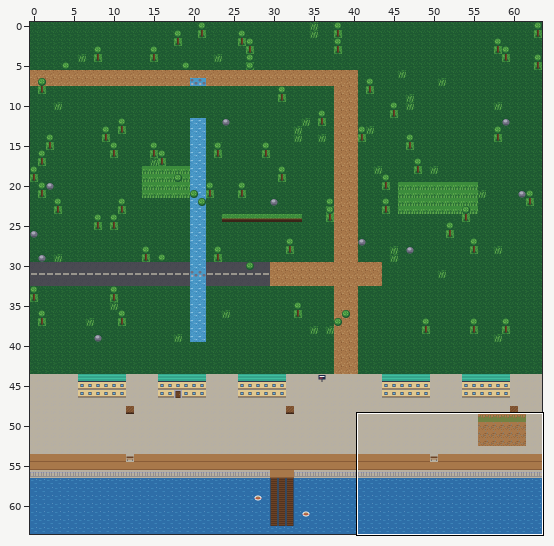
Level history. Tiled map (JSON): content/world/clear_water_bay.tmj. The picture above shows the old version from afar; the outline marks the close-up.
Close-up. As it was:
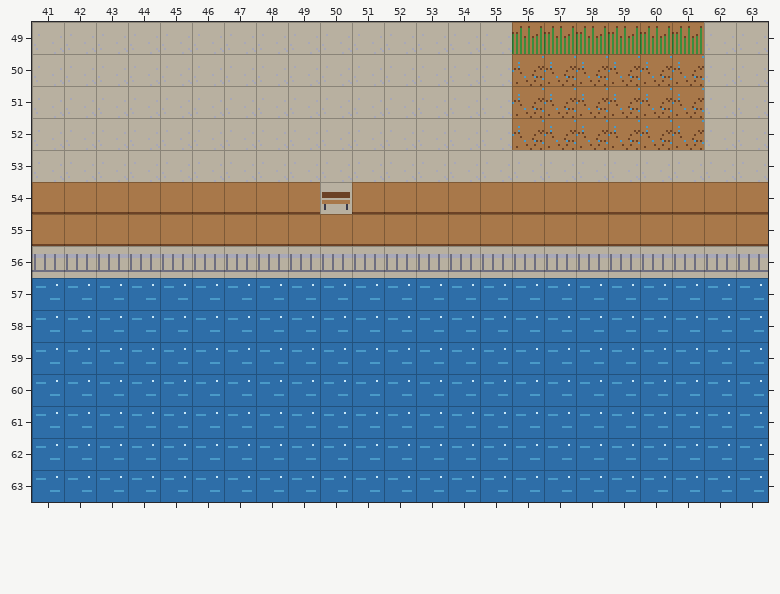
Cells are 16x16 px. Shown: x 41..63, y 49..63.
Once edited:
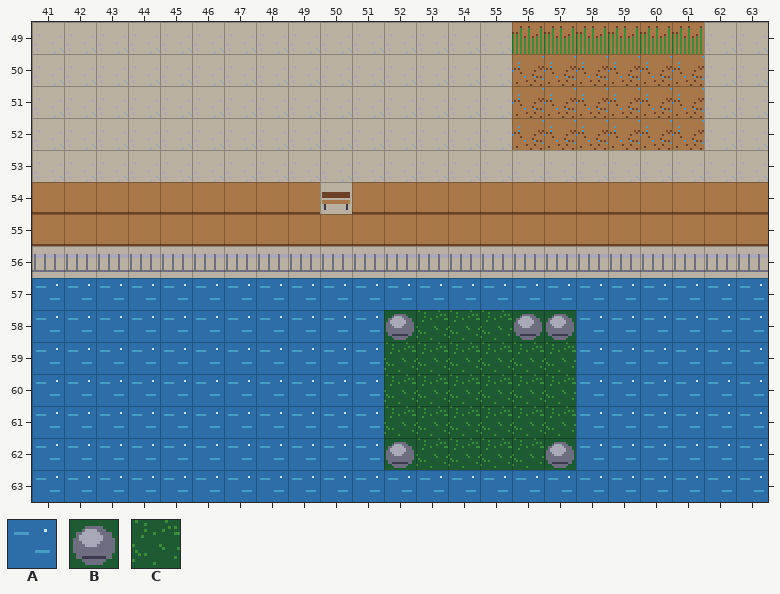
Key: from "tko": A 6 "water", B 24 "rock", C 26 "hill_grass".
_ is an empty cell.
Changes in this commit:
Layer "ground":
The edit turns tile A into tile B in row 58 at x 52 and 56 to 57; in row 62 at x 52 and 57.
The edit turns tile A into tile C in row 58 at x 53 to 55; in rows 59 to 61 at x 52 to 57; in row 62 at x 53 to 56.
Pixel boxes of the changes (left, top, right, bottom) in both close-ups:
changed: (384, 310, 576, 470)
